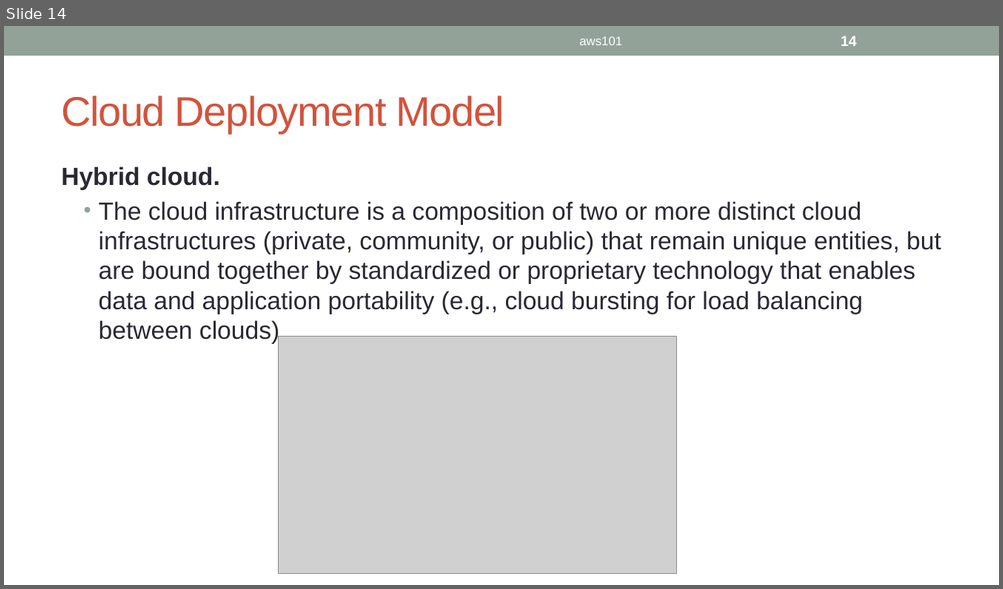
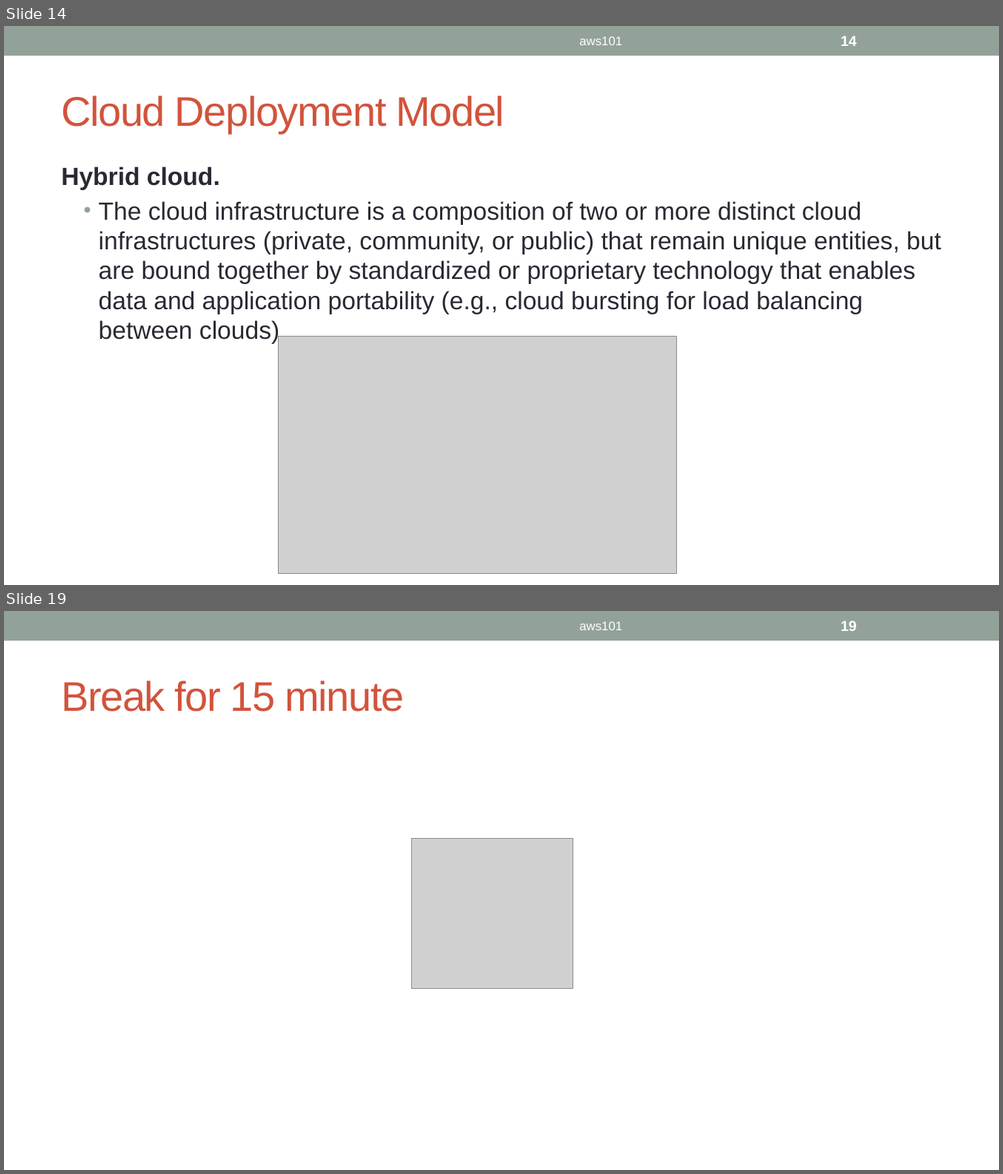
Before and after one commit to ignis01/aws101, a slide deck: aws101.pptx. Shown one above the other, each under a label of ours: slide 14 before the commit, slides 14 and 19 after it; the slides between them are not shown. The pictures are 1003x589 and 1003x1174 pixels, drawn with LibreOffice and Linux fonts; fonts in the diff are those of the drawing; grey boxes stand for pictures. Boxes give left, top, right and bottom in pixels: in the first picture for what was removed or moved away, otherwise in the second. Text is boxed around its words. In the diff, an @@ line names an element or a change of style, - is before the commit and + after.

```diff
--- a/aws101.pptx
+++ b/aws101.pptx
@@ slide 19 added at bbox=[4, 611, 999, 1170], background #FFFFFF; not listed: 1 template element that a slide beside it also shows @@
@@ text added at bbox=[579, 621, 622, 630], 12 pt, text #FFFFFF @@
+aws101
@@ page number added at bbox=[840, 621, 856, 631], 14 pt, text #FFFFFF, bold @@
+19
@@ title added at bbox=[61, 681, 404, 712], 40 pt, text #D2533C @@
+Break for 15 minute
@@ picture added at bbox=[412, 839, 572, 989] @@
```
Also in this commit, not shown: 3 slides changed, 1 other slide added.
